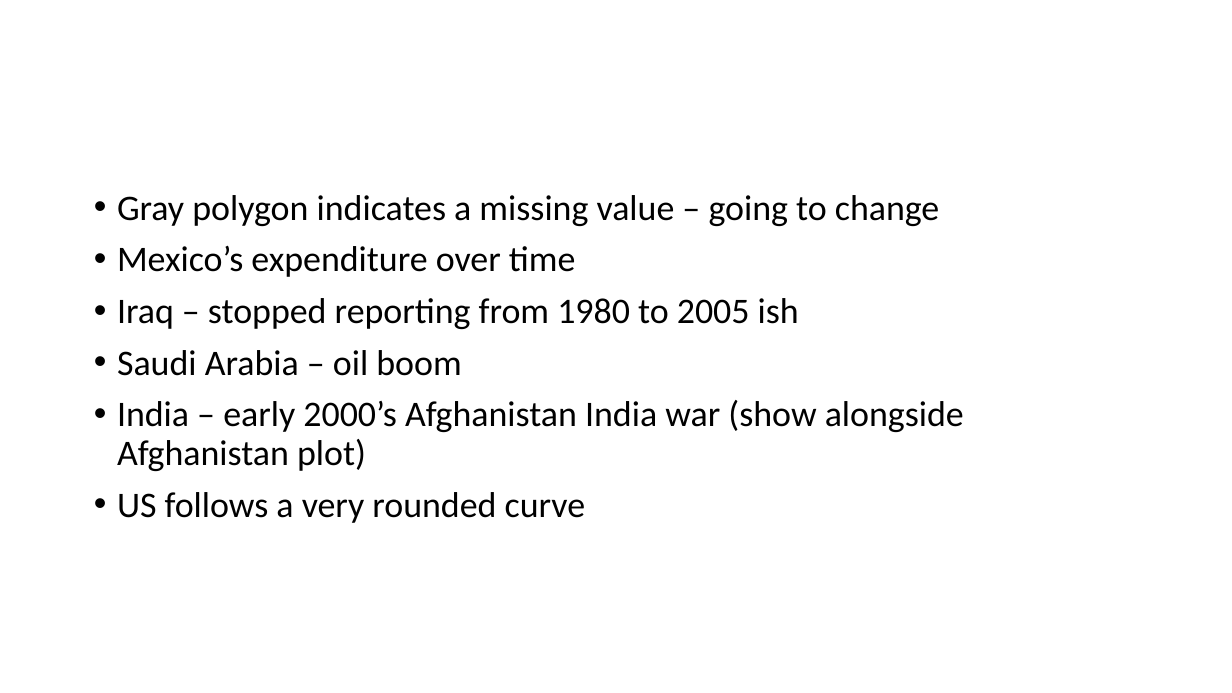
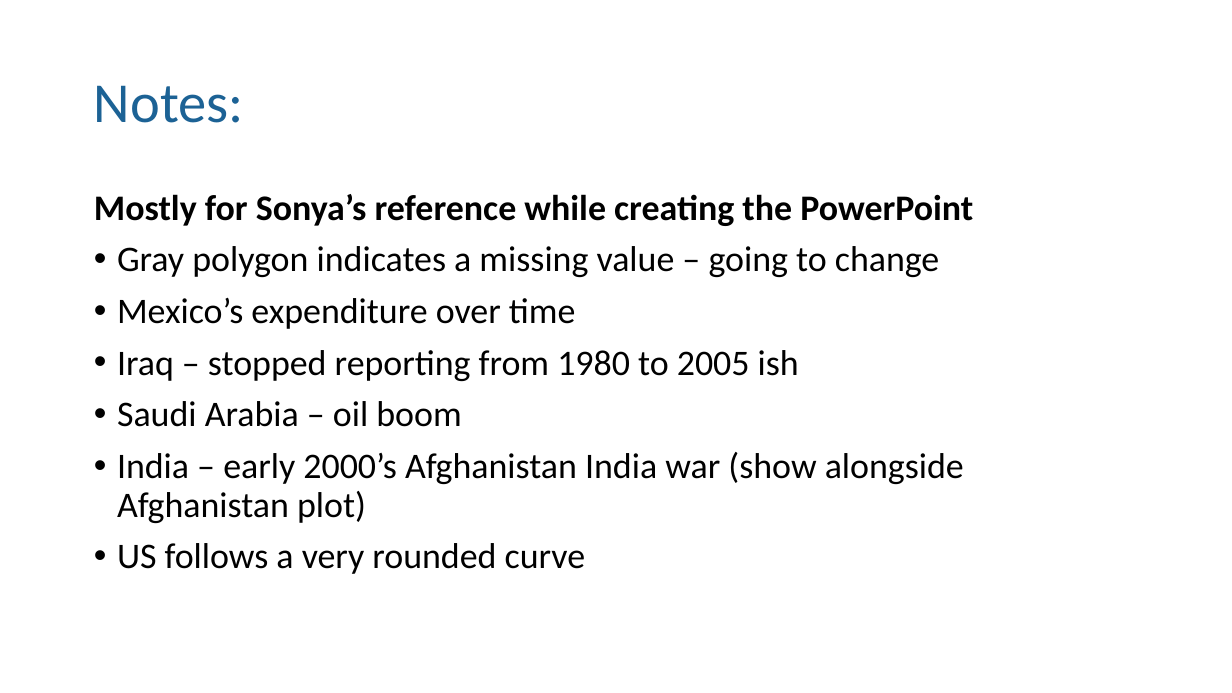
Before and after one commit to xazip/ds202_Final_Project, a slide deck: slide 12 of DS 202 Final Presentation.pptx (slide 9 before the commit). Drawn at 1232x693 pixels with LibreOffice and Linux fonts; fonts in the diff are those of the drawing. Boxes give left, top, right and bottom in pixels: in the first picture for what was removed or moved away, otherwise in the second. Text is boxed around its words. In the diff, an @@ line names an element or a change of style, - is before the commit and + after.

```diff
--- a/DS 202 Final Presentation.pptx
+++ b/DS 202 Final Presentation.pptx
@@ title added at [94, 85, 244, 123], 44 pt, text #1D6294 @@
+Notes:
@@ text at [94, 194, 973, 226]: paragraph added @@
+Mostly for Sonya’s reference while creating the PowerPoint
```
Also in this commit, not shown: 7 other slides changed, 3 slides added.
